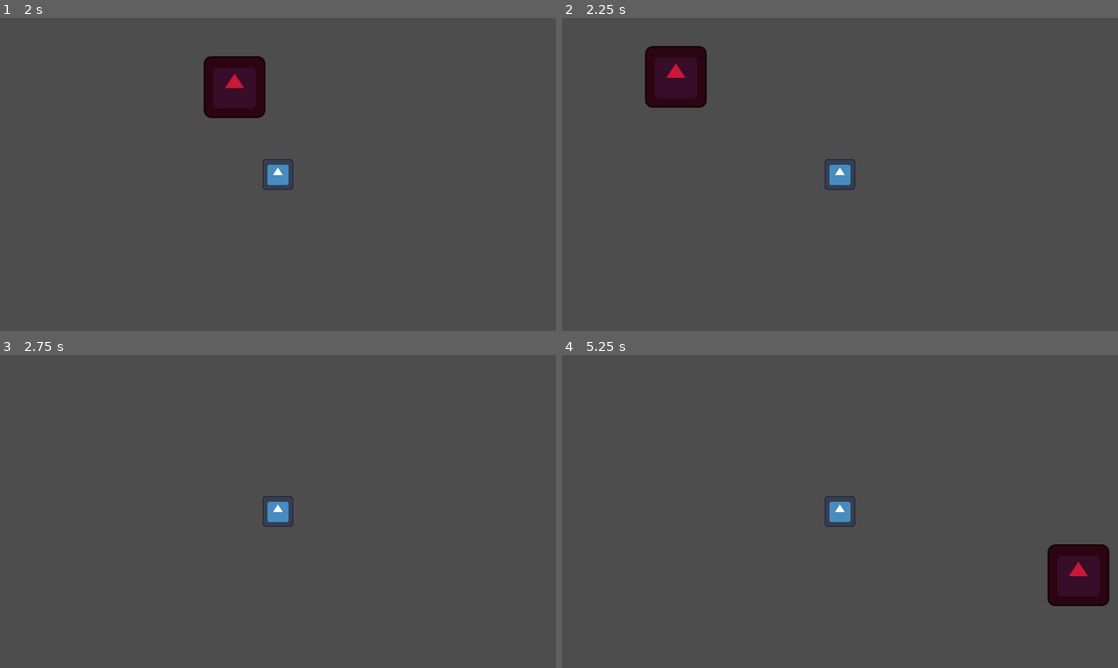
Above: before the commit, frames 1-4 (two rows, left to right).
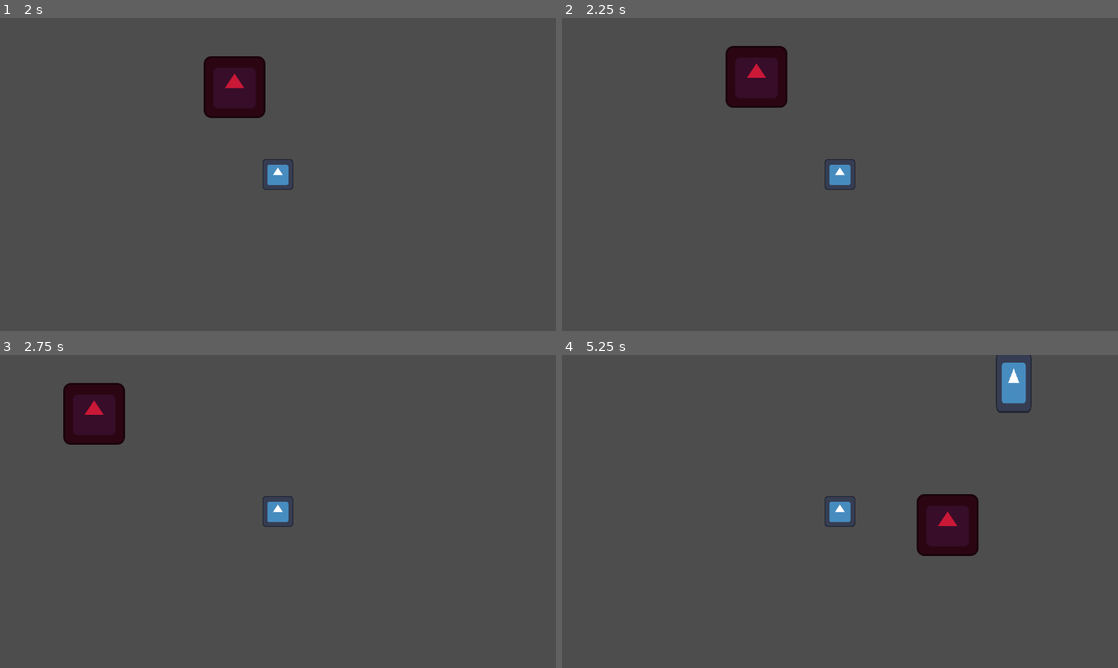
Above: after the commit, the same moments.

Repository: Luksx/GameOff-2024
Game: Godot game, scene res://Scenes/locations/worldtest.tscn
Two runs of this game, one before a commit and one after it. Both use one fixed random seed, a clock stepped at 60 frames per second and the inputs below. The engine's default icon, where the game draws it, is replaced by a stand-in: a white triangle on a blue panel in a dark square.
Inputs:
- Up to frame 1 (2 s): tap Enter at 0.5 s; hold Right (ui_right) 0.53-1.28 s; tap C (dash) at 0.6, 1.55 s; hold Down (ui_down) from 1.28 s (still down); tap F (attack) at 1.35 s
- Up to frame 2 (2.25 s): release Down (ui_down) at 2.03 s; hold Right (ui_right) from 2.03 s (still down); tap C (dash) at 2.1 s
- Up to frame 3 (2.75 s): keep holding Right (ui_right)
- Up to frame 4 (5.25 s): release Right (ui_right) at 2.78 s; hold Up (ui_up) 2.78-3.53 s; tap C (dash) at 2.85, 3.8, 4.35, 5.1 s; hold Left (ui_left) 3.53-5.03 s; tap F (attack) at 3.6 s; hold Down (ui_down) from 5.03 s (still down)

Frame 1 is identical in both runs. In frame 2, 4.3% of the frame differs, in the area x 14-41%, y 8-29%; in frame 3, 2.2%; in frame 4, 5.1%, in the area x 63-99%, y 0-81%.
Error after the commit: Cannot call method 'start' on a null value. (res://player/player.gd:16)

Commit message:
correcting names of certain nodes

Diff:
--- a/godot/player/player.tscn
+++ b/godot/player/player.tscn
@@ -108,18 +108,18 @@
 [node name="SwordCooldown" type="Timer" parent="."]
 one_shot = true
 
-[node name="dashcooldown" type="Timer" parent="."]
+[node name="DashCooldown" type="Timer" parent="."]
 
-[node name="hurtBox" type="Area2D" parent="."]
+[node name="HurtBoxComponent" type="Area2D" parent="."]
 script = ExtResource("4_alt67")
 
-[node name="CollisionShape2D" type="CollisionShape2D" parent="hurtBox"]
+[node name="CollisionShape2D" type="CollisionShape2D" parent="HurtBoxComponent"]
 position = Vector2(1, 0)
 shape = SubResource("RectangleShape2D_uk7wb")
 debug_color = Color(0.763823, 0.18617, 0.987936, 0.42)
 
-[node name="healthcompionent" type="Node2D" parent="."]
+[node name="HealthComponent" type="Node2D" parent="."]
 script = ExtResource("5_xhbga")
 
 [connection signal="timeout" from="SwordCooldown" to="." method="_on_sword_cooldown_timeout"]
-[connection signal="timeout" from="dashcooldown" to="." method="_on_dashcooldown_timeout"]
+[connection signal="timeout" from="DashCooldown" to="." method="_on_dashcooldown_timeout"]
